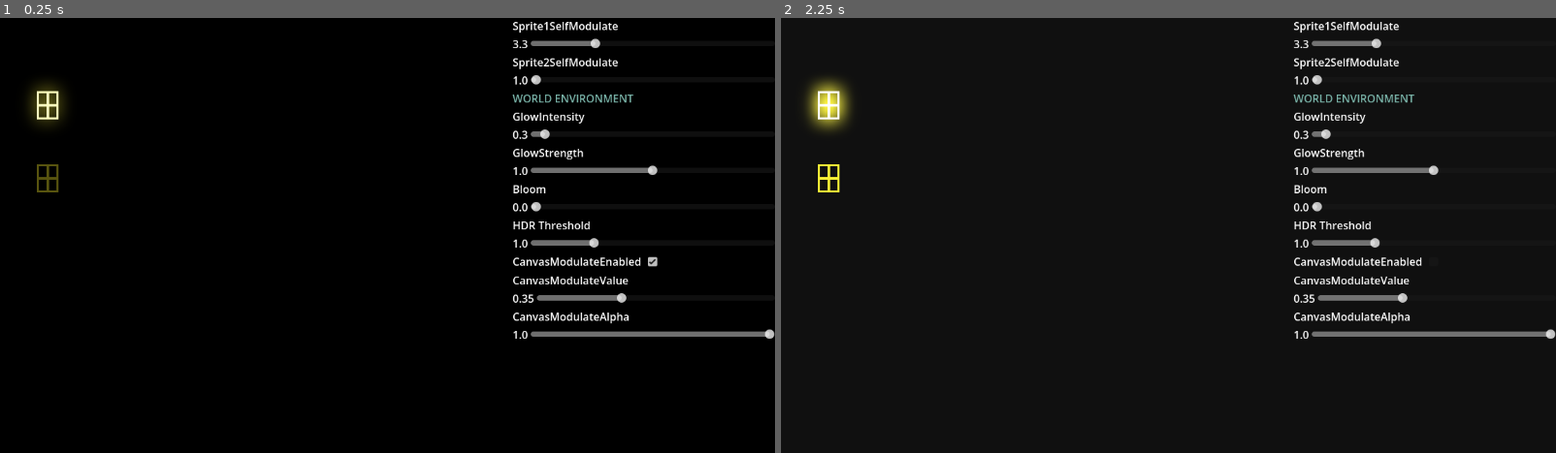
Above: before the commit, frames 1-2 (left to right).
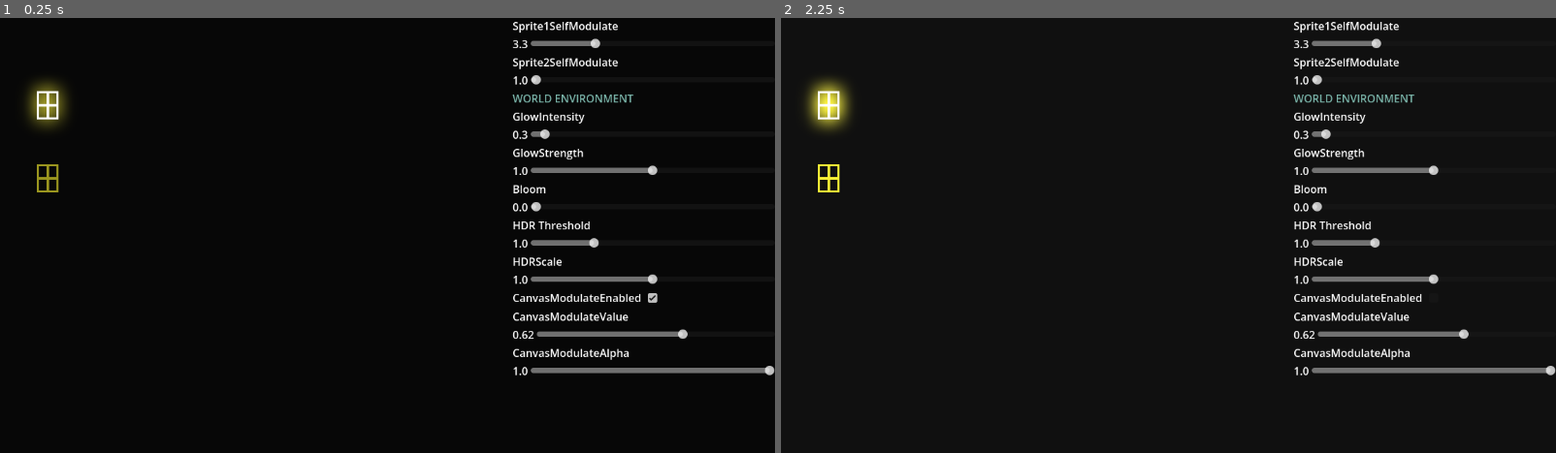
Above: after the commit, the same moments.

Repository: skain/godot-glow-experiments
Game: Godot game, scene res://lab_root.tscn
The game is run twice, just before and just after one commit, with the same random seed, the same clock (stepped at 60 frames per second) and the same inputs.
Inputs (mouse positions are in pixels of both pictures, inside the frame that each line leads up to; where the layout moved, square brackets give the same spot in the first picture):
- Up to frame 1 (0.25 s): no input
- Up to frame 2 (2.25 s): click (1432, 296) [1432, 261] at 0.5 s; click (1432, 296) [1432, 261] at 1.25 s; click (1432, 296) [1432, 261] at 2 s

The runs differ from the first frame. In frame 1, 2.1% of the frame differs, in the area x 3-100%, y 14-83%; in frame 2, 1.6%.

Commit message:
good enough for now

Diff:
--- a/lab_root.tscn
+++ b/lab_root.tscn
@@ -70,6 +70,11 @@
 max_value = 4.0
 step = 0.01
 
+[node name="HDRScale" parent="CanvasLayer/VBoxContainer" unique_id=330953323 instance=ExtResource("2_rqjwq")]
+layout_mode = 2
+max_value = 2.0
+step = 0.01
+
 [node name="CanvasModulateEnabled" parent="CanvasLayer/VBoxContainer" unique_id=1203531340 instance=ExtResource("3_rl28y")]
 unique_name_in_owner = true
 layout_mode = 2
@@ -106,7 +111,7 @@
 environment = SubResource("Environment_wnj6q")
 
 [node name="CanvasModulate" type="CanvasModulate" parent="." unique_id=674977755]
-color = Color(0.35, 0.35, 0.35, 1)
+color = Color(0.62288105, 0.62288105, 0.62288105, 1)
 
 [connection signal="value_changed" from="CanvasLayer/VBoxContainer/Sprite1SelfModulate" to="." method="_on_sprite_1_self_modulate_value_changed"]
 [connection signal="value_changed" from="CanvasLayer/VBoxContainer/Sprite2SelfModulate" to="." method="_on_sprite_2_self_modulate_value_changed"]
